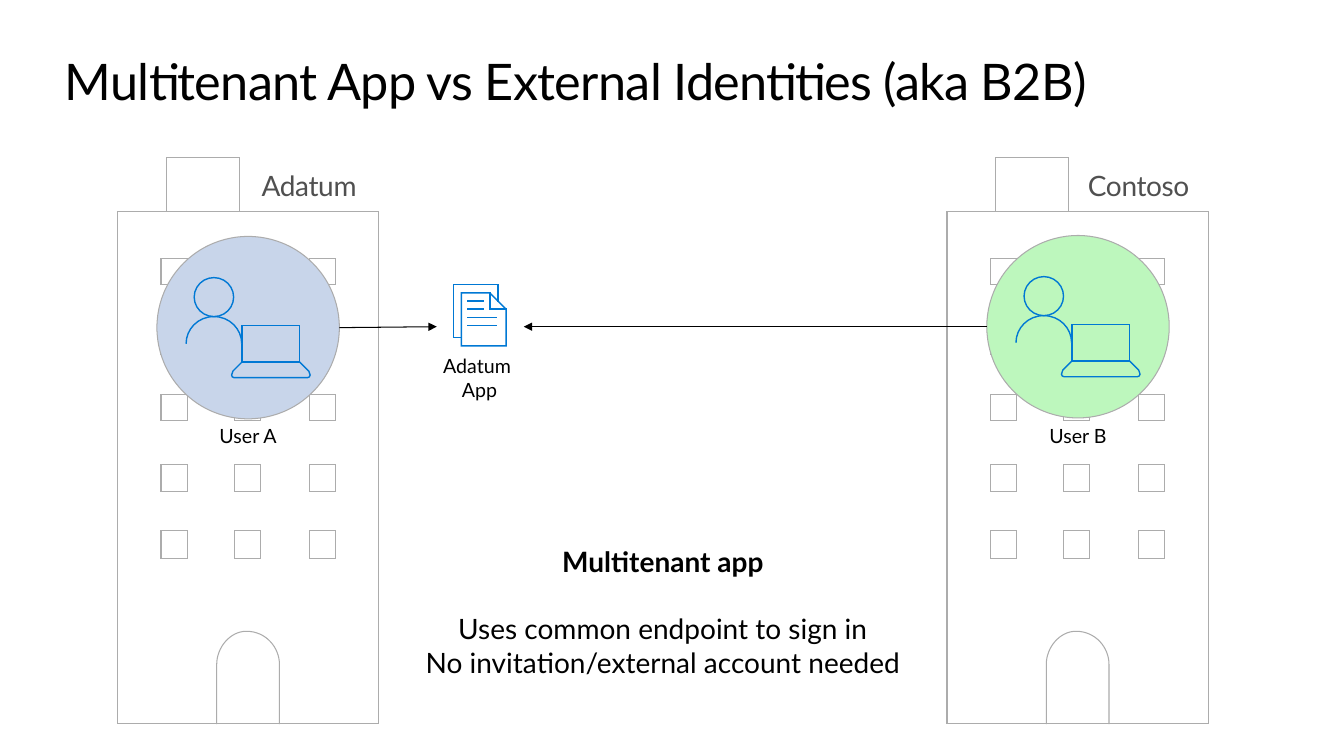
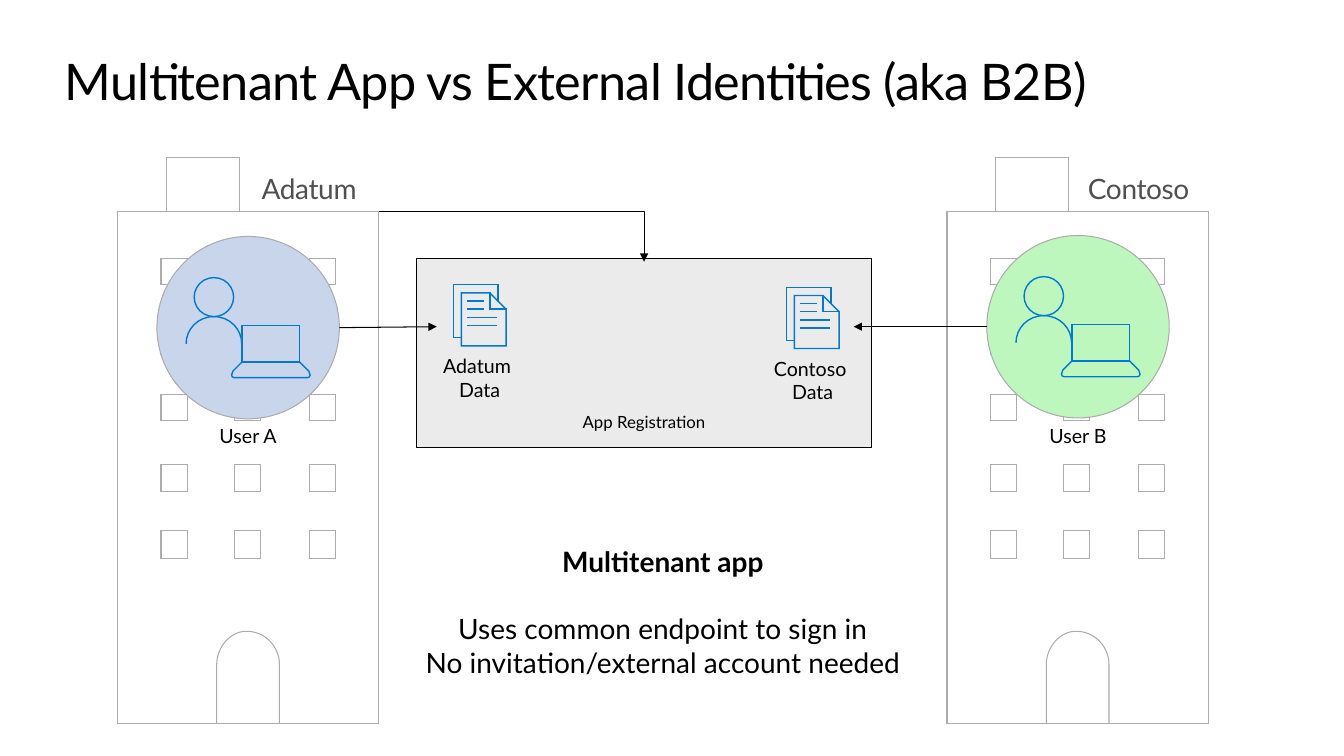
Before and after one commit to kylemar/LOB-Apps-for-IT-Pros, a slide deck: slide 28 of LOB apps for ITPros.pptx (slide 26 before the commit). Drawn at 1344x756 pixels with LibreOffice and Linux fonts; fonts in the diff are those of the drawing; background and template pictures are left out. Boxes give left, top, right and bottom in pixels: in the first picture for what was removed or moved away, otherwise in the second. Text is boxed around its words. In the diff, an @@ line names an element or a change of style, - is before the commit and + after.

```diff
--- a/LOB apps for ITPros.pptx
+++ b/LOB apps for ITPros.pptx
@@ elbow arrow added from (379, 212) to (644, 262), #000000 0.75 pt @@
@@ rectangle added at [416,258,872,448], fill #D9D9D9 at 50% opacity, outline #000000 0.75 pt, 12 pt, text #000000 @@
+App Registration
@@ freeform shape added at [786,287,839,349], outline #0078D4 1 pt @@
@@ arrow moved from (524, 327) - (987, 327) to (854, 327) - (987, 327) @@
@@ text at [443,358,511,397]: text changed @@
-Adatum
-App
+Adatum
+Data
@@ text added at [774,361,847,399], 14 pt, text #000000 @@
+Contoso
+Data
```
Also in this commit, not shown: 22 other slides changed, 20 slides added, 2 slides removed, 1 other file.
